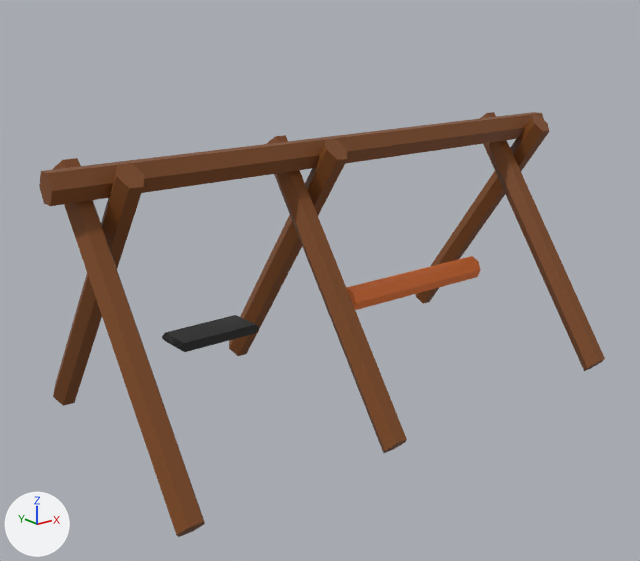
What one commit did to the FBX model Assets/Projects/Blindfolded/Models/VisioSwing.fbx.
Before and after are seen from a camera (50 mm lens) standing at (-15.1, -19.55, 4.73) and looking at (0.52, -0.03, -3.08). The lights are fixed; the arrows at lower left show +X, +Y and +Z. Where no turn or scale is listed for an object, it has been applied to the vertices.
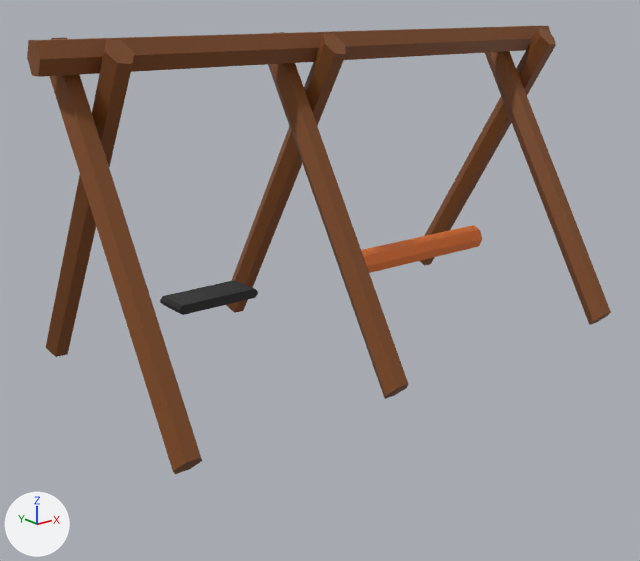
What differs and where, as boxes [x1, y1, x2, y2] in the pictures (640 x 561 px; the box of a moved part takes in the faces that stretch with it):
'Cylinder', reshaped
    before: [39, 112, 605, 537]
    after: [27, 26, 611, 474]
'Cylinder.001', moved
    before: [346, 256, 481, 310]
    after: [361, 225, 482, 273]
'SwingSeat', moved
    before: [162, 315, 259, 352]
    after: [160, 280, 258, 315]
part 2 of me_cylinder, moved or reshaped
    before: [39, 112, 544, 206]
    after: [27, 26, 551, 77]
part 3 of me_cylinder, moved or reshaped
    before: [229, 139, 347, 356]
    after: [226, 34, 346, 313]
part 4 of me_cylinder, moved or reshaped
    before: [266, 135, 407, 453]
    after: [268, 32, 408, 399]
part 5 of me_cylinder, moved or reshaped
    before: [53, 163, 144, 406]
    after: [46, 40, 134, 357]
part 6 of me_cylinder, moved or reshaped
    before: [52, 158, 205, 537]
    after: [50, 38, 202, 474]
part 7 of me_cylinder, moved or reshaped
    before: [416, 115, 549, 304]
    after: [420, 28, 556, 266]
part 8 of me_cylinder, moved or reshaped
    before: [479, 112, 605, 371]
    after: [485, 51, 611, 325]

The change in detail:
me_cylinder_002 has 16 vertices, 10 faces and spans x -2.79..2.8, y -0.4..0.4, z -4.5..-3.7.
me_cylinder_002 is used by ob_cylinder_001; location (4.4, 0.0, 0.19).
me_cylinder_002 part 1: the whole mesh is moved by (0.0, 0.0, -1.97).
me_cube_001 has 16 vertices, 10 faces and spans x -1.22..1.22, y -0.5..0.5, z -4.29..-4.03.
me_cube_001 is used by ob_swingseat; location (-3.26, 0.0, 0.32).
me_cube_001 part 9: the whole mesh is moved by (0.0, 0.0, -1.77).
me_cylinder has 84 vertices, 56 faces and spans x -7.5..10.2, y -4.6..4.6, z -6.6..1.3.
me_cylinder is used by ob_cylinder; location (0.0, 0.0, -0.09).
me_cylinder part 2: the loose piece of 12 vertices spanning x -7.5..10.2, y -0.4..0.4, z 0.4..1.2 is moved by (0.0, 0.0, 2.9).
me_cylinder part 3: the loose piece of 12 vertices spanning x 0.0..0.8, y -1.1..4.6, z -6.6..1.3 is scaled about its middle by (0.999, 1, 1.16), then moved by (-0.1, 0.0, 2.2).
me_cylinder part 4: the loose piece of 12 vertices spanning x -0.7..0.0, y -4.6..1.1, z -6.6..1.3 is scaled about its middle by (1, 1, 1.16), then moved by (0.0, 0.0, 2.2).
me_cylinder part 5: the loose piece of 12 vertices spanning x -6.2..-5.4, y -1.1..4.6, z -6.6..1.3 is scaled about its middle by (0.999, 1, 1.16), then moved by (-0.1, 0.0, 2.2).
me_cylinder part 6: the loose piece of 12 vertices spanning x -7.0..-6.2, y -4.6..1.1, z -6.6..1.3 is scaled about its middle by (1, 1, 1.16), then moved by (0.0, 0.0, 2.2).
me_cylinder part 7: the loose piece of 12 vertices spanning x 8.9..9.6, y -1.1..4.6, z -6.6..1.3 is scaled about its middle by (0.999, 1, 1.16), then moved by (0.0, 0.0, 2.2).
me_cylinder part 8: the loose piece of 12 vertices spanning x 8.1..8.8, y -4.6..1.1, z -6.6..1.3 is scaled about its middle by (1, 1, 1.16), then moved by (0.1, 0.0, 2.2).
Object 'Cylinder.001' (ob_cylinder_001) moves from (4.4, 0.0, 0.19) to (4.4, 0.0, 3.24).
Object 'SwingSeat' (ob_swingseat) moves from (-3.26, 0.0, 0.32) to (-3.26, 0.0, 3.12).
